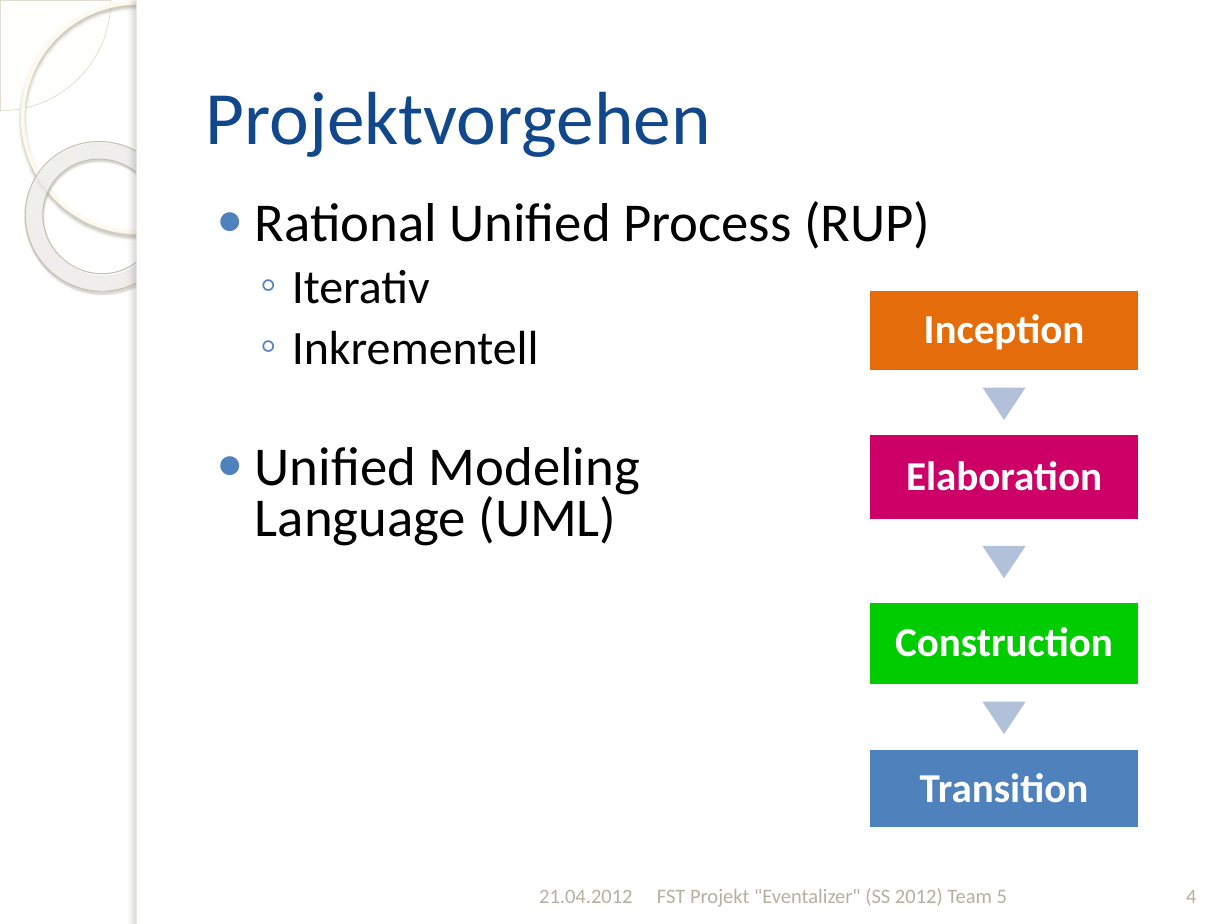
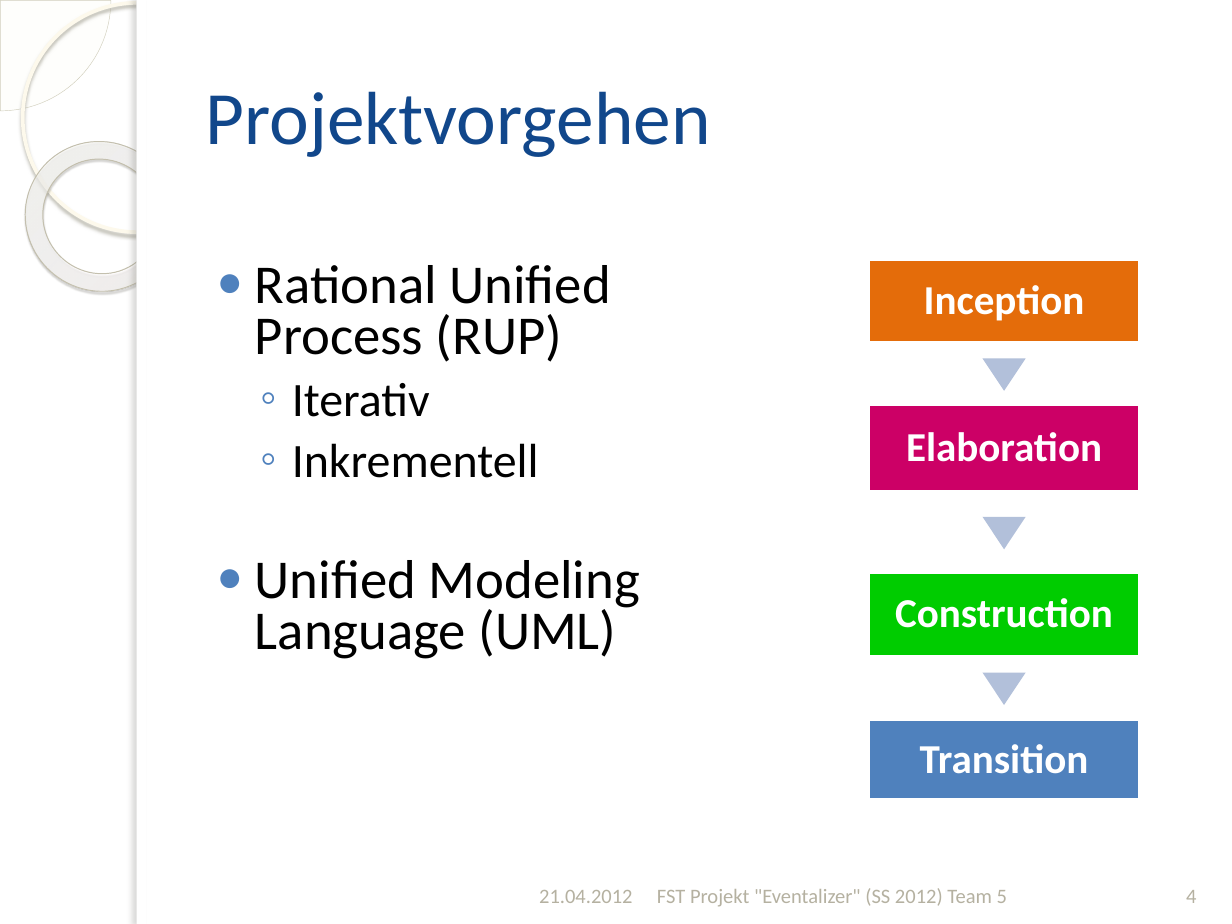
Before and after one commit to silkslostsoul/Eventalizer, a slide deck: slide 4 of Dokumente/Zwischenstand zum 2012-04-21_v2.pptx. Drawn at 1232x924 pixels with LibreOffice and Linux fonts; fonts in the diff are those of the drawing; background and template pictures are left out. Boxes give left, top, right and bottom in pixels: in the first picture for what was removed or moved away, otherwise in the second. Text is boxed around its words. In the diff, an @@ line names an element or a change of style, - is before the commit and + after.

```diff
--- a/Dokumente/Zwischenstand zum 2012-04-21_v2.pptx
+++ b/Dokumente/Zwischenstand zum 2012-04-21_v2.pptx
@@ text "Rational Unified Process (RUP)" rewrapped from bbox=[255, 201, 930, 546] to bbox=[255, 265, 640, 659] @@
@@ 4 texts, 4 rectangles, 3 triangles: place and size @@
-4 texts, 4 rectangles, 3 triangles at bbox=[869, 288, 1140, 829]
+4 texts, 4 rectangles, 3 triangles at bbox=[869, 260, 1140, 800]
```
Also in this commit, not shown: 11 other slides changed, 1 slide added, 1 slide removed.
